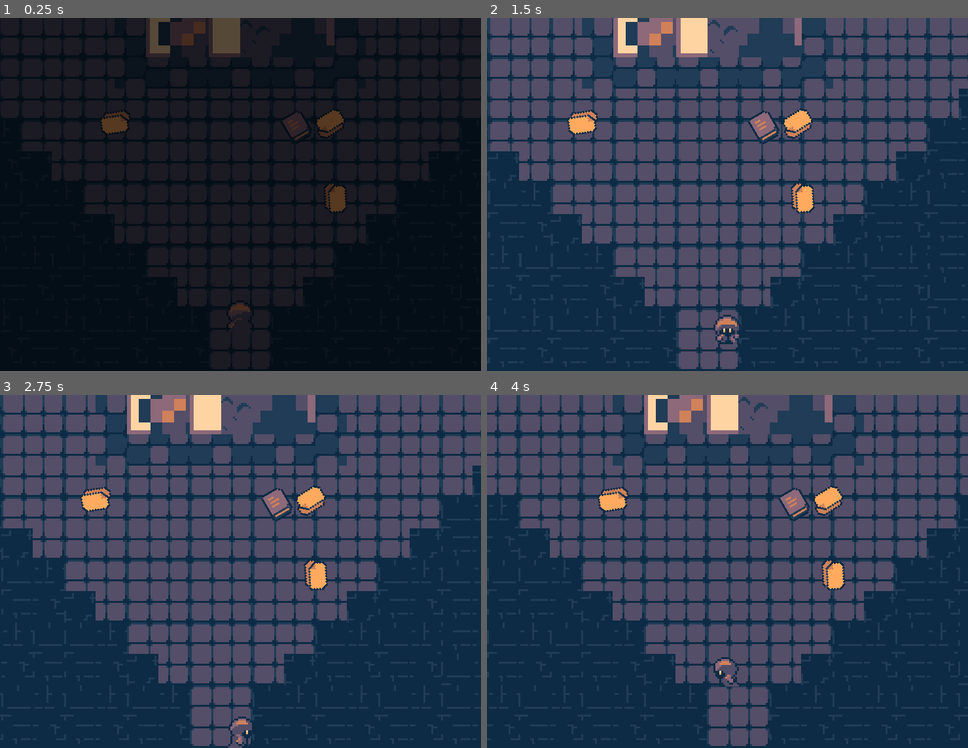
Above: before the commit, frames 1-4 (two rows, left to right).
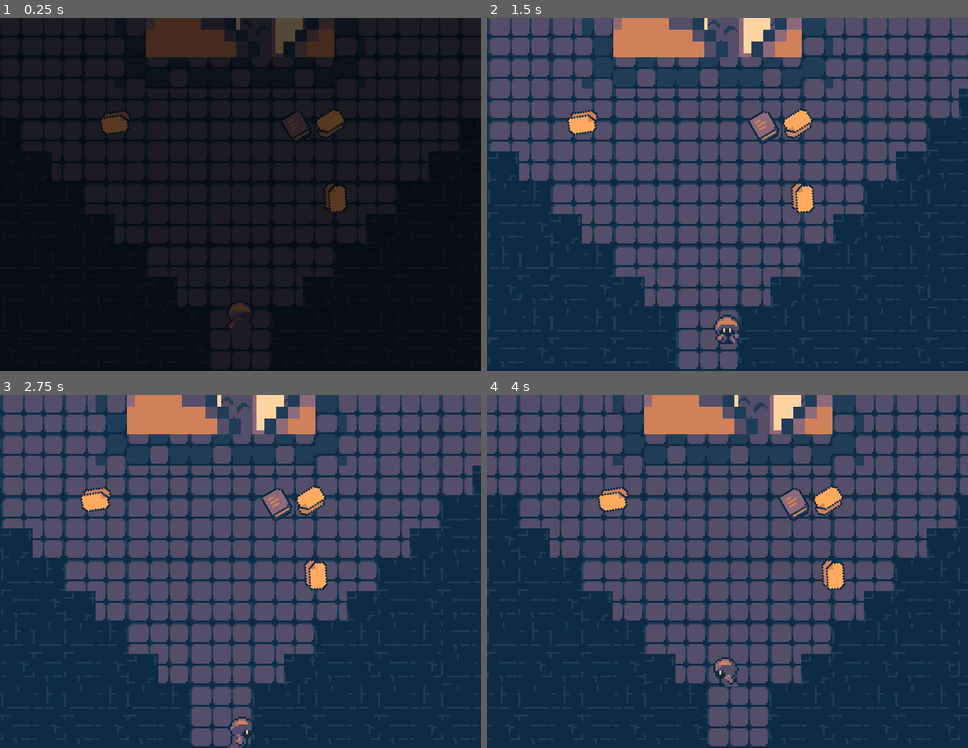
Above: after the commit, the same moments.

Repository: OneTinySauce/Wander
Game: Godot game, scene res://Levels/level_3.tscn
The game is run twice, just before and just after one commit, with the same random seed, the same clock (stepped at 60 frames per second) and the same inputs. This scene is started directly instead of the project's main scene.
Inputs:
- Up to frame 1 (0.25 s): no input
- Up to frame 2 (1.5 s): tap Enter (ui_accept) at 0.5, 0.77, 1.25 s; hold D (right) 0.53-1.28 s; tap F (dialog) at 0.6, 1.35 s; hold S (down) from 1.28 s (still down)
- Up to frame 3 (2.75 s): tap Enter (ui_accept) at 1.52 s; release S (down) at 2.03 s; hold D (right) from 2.03 s (still down); hold G (grab) from 2.03 s (still down); tap F (dialog) at 2.3 s
- Up to frame 4 (4 s): tap Enter (ui_accept) at 2.75, 3.02, 3.77 s; release D (right) at 2.78 s; release G (grab) at 2.78 s; hold W (up) 2.78-3.53 s; tap Space (run) at 2.85 s; tap F (dialog) at 3.05, 3.6 s; hold Left (left) from 3.53 s (still down)

The runs differ from the first frame. In frame 1, 2.3% of the frame differs, in the area x 31-70%, y 0-12%; in frame 2, 3.3%, in the area x 26-66%, y 0-12%; in frame 3, 3.3%; in frame 4, 3.3%.

Commit message:
Last minutes update
tiny fixes

Diff:
--- a/Dialogues/items.json
+++ b/Dialogues/items.json
@@ -13,15 +13,15 @@
 	{"Name":"PaintingS", "Text":"It's impossible to imagine the hands that created this, but it is entrancing."},
 	{"Name":"PaintingM", "Text":"It's impossible to imagine the hands that created this, but it is entrancing."},
 	{"Name":"Harp", "Text":"The harp. I can still remember melodies from... Where was it I heard them again?"},
-	{"Name":"Cello", "Text":"I've seen these in castle halls"},
-	{"Name":"Cello", "Text":"Beautiful sound, if not a bit melancholy."},
+	{"Name":"Chello", "Text":"I've seen these in castle halls"},
+	{"Name":"Chello", "Text":"Beautiful sound, if not a bit melancholy."},
 	{"Name":"Vases", "Text":"The images on the vase seem... farmiliar. "},
 	{"Name":"Paint Brush", "Text":"To have tools that stand the test of time"},
 	{"Name":"Paint Brush", "Text":"the craftsmen of this tower must have been advanced."},
 	{"Name":"Book", "Text":"The cover reminds me of something, but I can't understand the language."},
-	{"Name":"BookA3", "Text":"It's written in common tongue... "},
-	{"Name":"BookA3", "Text":"'All these years upon a throne and in all the lands I own, I have yet to find peace. Maybe I will when-'"},
-	{"Name":"BookA3", "Text":"I can't read the rest."},
+	{"Name":"BookA", "Text":"It's written in common tongue... "},
+	{"Name":"BookA", "Text":"'All these years upon a throne and in all the lands I own, I have yet to find peace. Maybe I will when-'"},
+	{"Name":"BookA", "Text":"I can't read the rest."},
 	{"Name":"Paper", "Text":"Discarded pages from old books... The inks faded too much to read."},
 	{"Name":"Letter", "Text":"So, I conquered until I could divide."},
 	{"Name":"Letter", "Text":"Now there’s no Tyrant King Nym"},
--- a/Items/book.tscn
+++ b/Items/book.tscn
@@ -6,7 +6,7 @@
 [sub_resource type="CircleShape2D" id="CircleShape2D_0waef"]
 radius = 13.0
 
-[node name="Book" type="Sprite2D"]
+[node name="BookA" type="Sprite2D"]
 texture = ExtResource("1_x3e52")
 region_enabled = true
 region_rect = Rect2(16, 0, 16, 16)
--- a/Items/pickableItem.gd
+++ b/Items/pickableItem.gd
@@ -14,6 +14,7 @@
 	if player_enter and Input.is_action_just_pressed('dialog') and not is_dialogue():
 		var dia_scene = load("res://Dialogues/dialogue.tscn")
 		var dia = dia_scene.instantiate()
+		dia.kind = get_name().rstrip("0123456789")
 		dia.dialogue_path = dialog_path
 		dia.is_inside_tree()
 		add_child(dia)
--- a/Levels/level_3.tscn
+++ b/Levels/level_3.tscn
@@ -23,6 +23,7 @@
 [ext_resource type="PackedScene" uid="uid://cmj6m7ky0xkuo" path="res://Items/painting_s.tscn" id="21_syp21"]
 [ext_resource type="PackedScene" uid="uid://c4oxt8jtcfmiv" path="res://Items/painting_m.tscn" id="22_vu8r7"]
 [ext_resource type="PackedScene" uid="uid://dgv6oyg6ybe8p" path="res://Items/book.tscn" id="23_h6gb4"]
+[ext_resource type="PackedScene" uid="uid://be1rb3isaf1yp" path="res://Items/chello.tscn" id="24_0rccb"]
 
 [sub_resource type="TileSetAtlasSource" id="TileSetAtlasSource_hseyb"]
 texture = ExtResource("2_mivjc")
@@ -1109,8 +1110,11 @@
 [node name="PaintingS4" parent="." instance=ExtResource("21_syp21")]
 position = Vector2(264, -88)
 
-[node name="Book" parent="." instance=ExtResource("23_h6gb4")]
+[node name="BookA" parent="." instance=ExtResource("23_h6gb4")]
 position = Vector2(141, 84)
 rotation = -0.526709
 
+[node name="Chello" parent="." instance=ExtResource("24_0rccb")]
+position = Vector2(8, -72)
+
 [connection signal="sloved" from="SlidePuzzle" to="." method="_on_slide_puzzle_sloved"]
--- a/Levels/next_level_door.tscn
+++ b/Levels/next_level_door.tscn
@@ -3,7 +3,7 @@
 [ext_resource type="Script" path="res://Levels/Area2D.gd" id="1_mkouq"]
 
 [sub_resource type="RectangleShape2D" id="RectangleShape2D_5r4ly"]
-size = Vector2(58, 18.5)
+size = Vector2(73, 18.5)
 
 [sub_resource type="Animation" id="Animation_4ntjx"]
 length = 0.001
@@ -73,7 +73,7 @@
 script = ExtResource("1_mkouq")
 
 [node name="CollisionShape2D" type="CollisionShape2D" parent="."]
-position = Vector2(-1, 6.75)
+position = Vector2(-1, 6)
 shape = SubResource("RectangleShape2D_5r4ly")
 
 [node name="LevelTransitionAnim" type="AnimationPlayer" parent="."]
--- a/Puzzle/SlidePuzzle.gd
+++ b/Puzzle/SlidePuzzle.gd
@@ -21,8 +21,8 @@
 		order.append(i)
 	randomize()
 	order.shuffle()
-	# testing order
-	order = [0,1,2,3,4,5,6,8,7]
+#	# testing order
+#	order = [0,1,2,3,4,5,6,8,7]
 	for i in range(puzzle_size):
 		var row = []
 		for j in range(puzzle_size):
Not shown: 1 places in Levels/level_0.tscn that only renumber resources
Not shown: 1 places in Levels/level_1.tscn that only renumber resources
Not shown: 1 places in Levels/level_3.tscn that only renumber resources
Not shown: 1 places in Levels/level_4.tscn that only renumber resources
Not shown: 1 places in Misc/game_end_animation.tscn that only renumber resources
